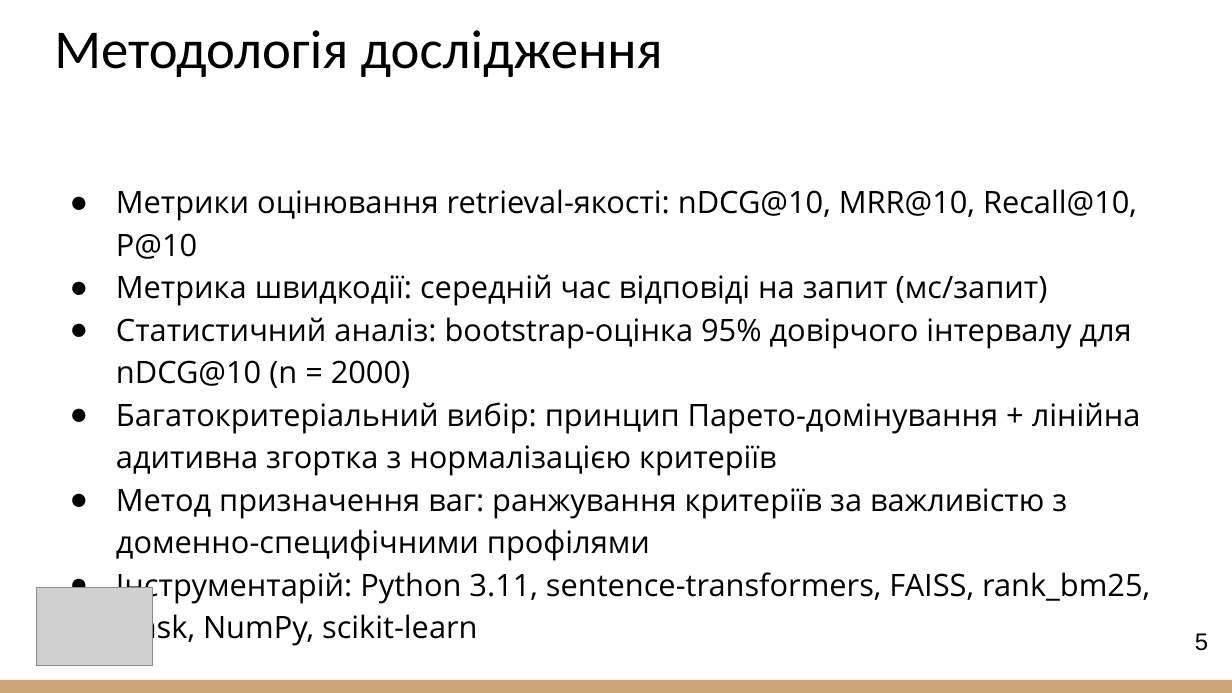
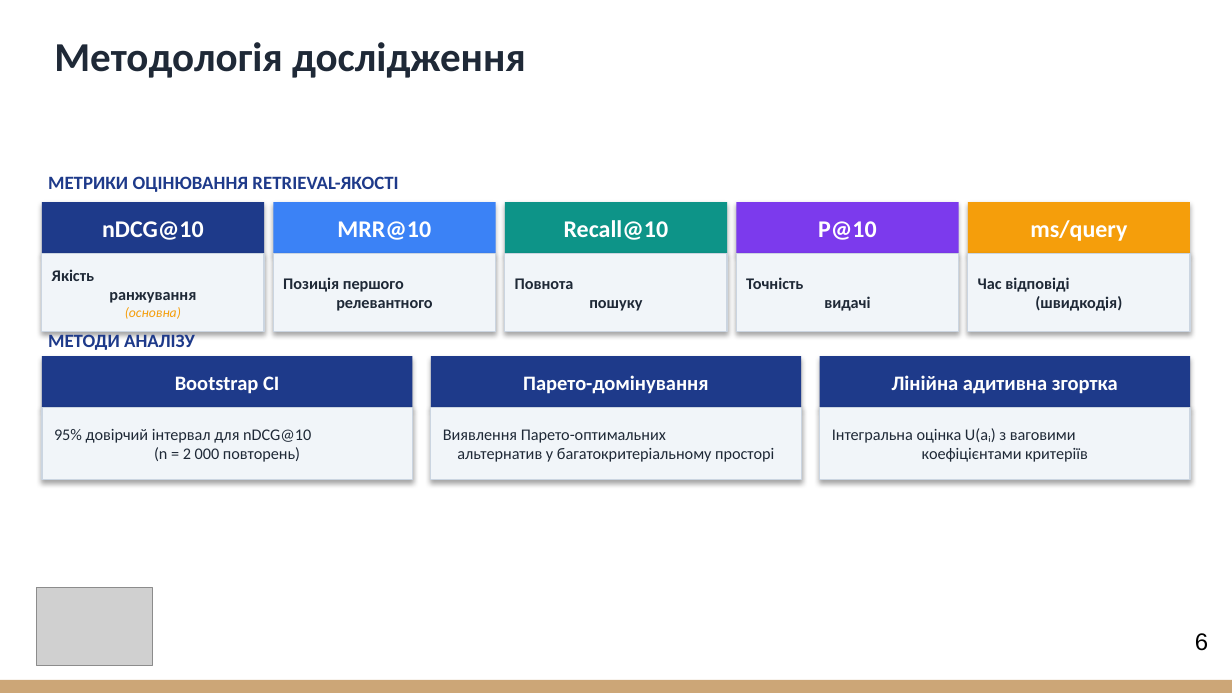
Before and after one commit to vitaliinnest/kb-semantic-search-benchmark, a slide deck: slide 6 of Nesterenko_Presentation.pptx (slide 5 before the commit). Drawn at 1232x693 pixels with LibreOffice and Linux fonts; fonts in the diff are those of the drawing; grey boxes stand for pictures. Boxes give left, top, right and bottom in pixels: in the first picture for what was removed or moved away, otherwise in the second. Text is boxed around its words. In the diff, an @@ line names an element or a change of style, - is before the commit and + after.

```diff
--- a/Nesterenko_Presentation.pptx
+++ b/Nesterenko_Presentation.pptx
@@ title "Методологія дослідження" at (54, 42, 526, 78): size 32 to 24 pt, text colour #000000 to #1F2937, bold on @@
@@ text added at (48, 176, 398, 192), 11 pt, text #1E3A8A, bold @@
+МЕТРИКИ ОЦІНЮВАННЯ RETRIEVAL-ЯКОСТІ
@@ rectangle added at (42, 202, 264, 254), fill #1E3A8A, 14 pt, text #FFFFFF, bold @@
+nDCG@10
@@ text removed at (116, 189, 1150, 604) @@
-● Метрики оцінювання retrieval-якості: nDCG@10, MRR@10, Recall@10, P@10
-● Метрика швидкодії: середній час відповіді на запит (мс/запит)
-● Статистичний аналіз: bootstrap-оцінка 95% довірчого інтервалу для nDCG@10 (n = 2000)
-● Багатокритеріальний вибір: принцип Парето-домінування + лінійна адитивна згортка з нормалізацією критеріїв
-● Метод призначення ваг: ранжування критеріїв за важливістю з доменно-специфічними профілями
-● Інструментарій: Python 3.11, sentence-transformers, FAISS, rank_bm25, Flask, NumPy, scikit-learn
@@ rectangle added at (274, 202, 495, 254), fill #3B82F6, 14 pt, text #FFFFFF, bold @@
+MRR@10
@@ rectangle added at (505, 202, 727, 254), fill #0D9488, 14 pt, text #FFFFFF, bold @@
+Recall@10
@@ rectangle added at (737, 202, 958, 254), fill #7C3AED, 14 pt, text #FFFFFF, bold @@
+P@10
@@ rectangle added at (968, 202, 1190, 254), fill #F59E0B, 14 pt, text #FFFFFF, bold @@
+ms/query
@@ rectangle added at (42, 254, 264, 331), fill #F1F5F9, outline #CBD5E1 0.75 pt, 9.5 pt, text #1F2937, bold @@
+Якість
+ранжування
+(основна)
@@ rectangle added at (274, 254, 495, 331), fill #F1F5F9, outline #CBD5E1 0.75 pt, 9.5 pt, text #1F2937, bold @@
+Позиція першого
+релевантного
@@ rectangle added at (505, 254, 727, 331), fill #F1F5F9, outline #CBD5E1 0.75 pt, 9.5 pt, text #1F2937, bold @@
+Повнота
+пошуку
@@ rectangle added at (737, 254, 958, 331), fill #F1F5F9, outline #CBD5E1 0.75 pt, 9.5 pt, text #1F2937, bold @@
+Точність
+видачі
@@ rectangle added at (968, 254, 1190, 331), fill #F1F5F9, outline #CBD5E1 0.75 pt, 9.5 pt, text #1F2937, bold @@
+Час відповіді
+(швидкодія)
@@ rectangle added at (42, 356, 413, 408), fill #1E3A8A, 12 pt, text #FFFFFF, bold @@
+Bootstrap CI
@@ text added at (48, 332, 195, 350), 11 pt, text #1E3A8A, bold @@
+МЕТОДИ АНАЛІЗУ
@@ rectangle added at (431, 356, 802, 408), fill #1E3A8A, 12 pt, text #FFFFFF, bold @@
+Парето-домінування
@@ rectangle added at (819, 356, 1190, 408), fill #1E3A8A, 12 pt, text #FFFFFF, bold @@
+Лінійна адитивна згортка
@@ rectangle added at (42, 408, 413, 479), fill #F1F5F9, outline #CBD5E1 0.75 pt, 9.5 pt, text #1F2937 @@
+95% довірчий інтервал для nDCG@10
+(n = 2 000 повторень)
@@ rectangle added at (431, 408, 802, 479), fill #F1F5F9, outline #CBD5E1 0.75 pt, 9.5 pt, text #1F2937 @@
+Виявлення Парето-оптимальних
+альтернатив у багатокритеріальному просторі
@@ rectangle added at (819, 408, 1190, 479), fill #F1F5F9, outline #CBD5E1 0.75 pt, 9.5 pt, text #1F2937 @@
+Інтегральна оцінка U(aᵢ) з ваговими
+коефіцієнтами критеріїв
@@ page number at (1195, 633, 1208, 651): text changed @@
-5
+6
```
Also in this commit, not shown: 10 other slides changed, 6 slides added, 1 other file.
